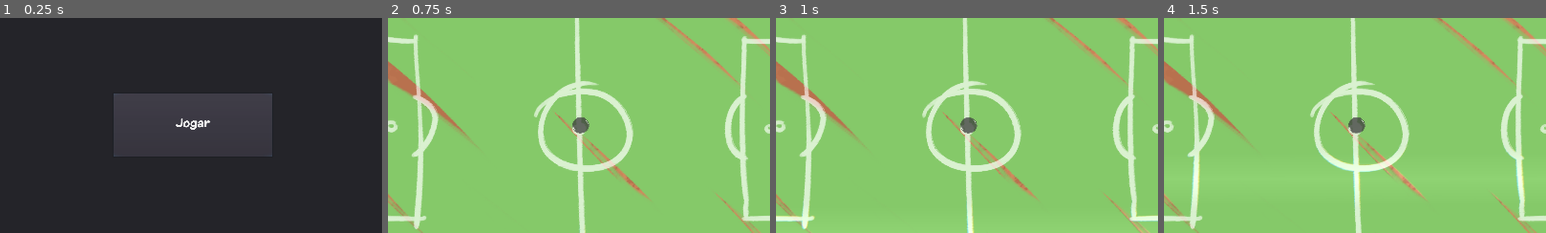
Above: before the commit, frames 1-4 (left to right).
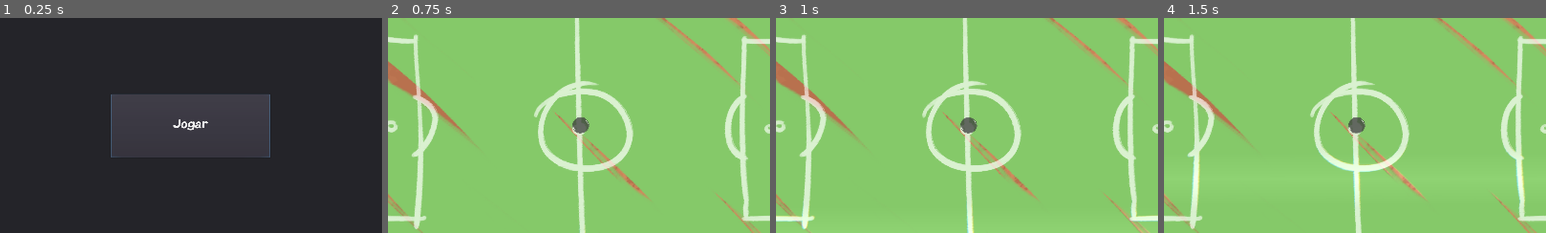
Above: after the commit, the same moments.

Repository: wendeljeske20/CapSoccer
Game: Godot game, scene res://Scenes/Menu.tscn
Same seed, same stepped clock (60 frames per second), same inputs: the game is played once before the commit and once after it. This scene is started directly instead of the project's main scene.
Inputs:
- Up to frame 1 (0.25 s): no input
- Up to frame 2 (0.75 s): click "Jogar" at 0.5 s
- Up to frame 3 (1 s): no input
- Up to frame 4 (1.5 s): no input
The pictures show only the part of the screen within x 25-75%, y 25-75%; the shares and areas given below are measured in that part.

The runs differ from the first frame. In frame 1, 1.0% of the frame differs, in the area x 29-72%, y 35-65%; in frame 2, nothing differs; in frame 3, nothing differs; in frame 4, nothing differs.
Error in both runs: Attempt to call function 'add_child' in base 'null instance' on a null instance. (res://Scripts/Player.gd:34)

Commit message:
Creating new UI

Diff:
--- a/Scenes/ArenaSelect.tscn
+++ b/Scenes/ArenaSelect.tscn
@@ -1,5 +1,164 @@
-[gd_scene format=2]
+[gd_scene load_steps=5 format=2]
+
+[ext_resource path="res://Sprites/mesa_1.png" type="Texture" id=1]
+[ext_resource path="res://default_theme.tres" type="Theme" id=2]
+[ext_resource path="res://Fonts/dynamicFont.tres" type="DynamicFont" id=3]
+
+[sub_resource type="Theme" id=1]
 
 [node name="ArenaSelect" type="Panel"]
-margin_right = 1024.0
-margin_bottom = 600.0
+margin_left = 165.774
+margin_top = 158.163
+margin_right = 2083.77
+margin_bottom = 1236.16
+theme = SubResource( 1 )
+
+[node name="mesa_1" type="Sprite" parent="."]
+position = Vector2( 794.226, 381.837 )
+scale = Vector2( 0.7, 0.63 )
+texture = ExtResource( 1 )
+
+[node name="Panel" type="Panel" parent="."]
+self_modulate = Color( 0.00784314, 0.160784, 0.45098, 1 )
+margin_left = 454.226
+margin_top = 2.0
+margin_right = 1101.23
+margin_bottom = 733.0
+theme = ExtResource( 2 )
+
+[node name="StartButton" type="Button" parent="Panel"]
+anchor_left = 0.5
+anchor_top = 0.5
+anchor_right = 0.5
+anchor_bottom = 0.5
+margin_left = -122.539
+margin_top = 213.235
+margin_right = 127.461
+margin_bottom = 323.235
+rect_pivot_offset = Vector2( 0.5, 0.5 )
+theme = ExtResource( 2 )
+custom_fonts/font = ExtResource( 3 )
+text = "Jogar"
+
+[node name="ArenaLabel" type="Label" parent="Panel"]
+margin_left = 220.0
+margin_top = 49.8373
+margin_right = 445.0
+margin_bottom = 122.837
+custom_fonts/font = ExtResource( 3 )
+text = "Arena"
+align = 1
+valign = 1
+
+[node name="ArenaLeftButton" type="Button" parent="Panel"]
+margin_left = 180.0
+margin_top = 60.1584
+margin_right = 220.0
+margin_bottom = 103.158
+theme = ExtResource( 2 )
+
+[node name="ArenaRightButton" type="Button" parent="Panel"]
+margin_left = 450.0
+margin_top = 60.1584
+margin_right = 490.0
+margin_bottom = 103.158
+theme = ExtResource( 2 )
+
+[node name="PlayersNumberLabel" type="Label" parent="Panel"]
+margin_left = 120.0
+margin_top = 169.837
+margin_right = 345.0
+margin_bottom = 242.837
+custom_fonts/font = ExtResource( 3 )
+text = "Número de
+jogadores"
+
+[node name="PlayersNumber" type="Label" parent="Panel"]
+margin_left = 400.539
+margin_top = 179.516
+margin_right = 459.539
+margin_bottom = 219.516
+theme = ExtResource( 2 )
+text = "3"
+align = 1
+valign = 2
+
+[node name="PlayersNumberLeftButton" type="Button" parent="Panel"]
+margin_left = 350.461
+margin_top = 179.516
+margin_right = 390.461
+margin_bottom = 222.516
+theme = ExtResource( 2 )
+
+[node name="PlayersNumberRightButton" type="Button" parent="Panel"]
+margin_left = 470.0
+margin_top = 179.837
+margin_right = 510.0
+margin_bottom = 222.837
+theme = ExtResource( 2 )
+
+[node name="MatchTimeLabel" type="Label" parent="Panel"]
+margin_left = 120.0
+margin_top = 269.837
+margin_right = 345.0
+margin_bottom = 342.837
+custom_fonts/font = ExtResource( 3 )
+text = "Tempo da
+partida"
+
+[node name="MatchTime" type="Label" parent="Panel"]
+margin_left = 400.461
+margin_top = 279.837
+margin_right = 461.461
+margin_bottom = 319.837
+theme = ExtResource( 2 )
+text = "5:00"
+align = 1
+valign = 2
+
+[node name="MatchTimeLeftButton" type="Button" parent="Panel"]
+margin_left = 350.461
+margin_top = 279.837
+margin_right = 390.461
+margin_bottom = 322.837
+theme = ExtResource( 2 )
+
+[node name="MatchTimeRightButton" type="Button" parent="Panel"]
+margin_left = 470.461
+margin_top = 279.837
+margin_right = 510.461
+margin_bottom = 322.837
+theme = ExtResource( 2 )
+
+[node name="TurnTimeLabel" type="Label" parent="Panel"]
+margin_left = 120.0
+margin_top = 369.837
+margin_right = 345.0
+margin_bottom = 442.837
+custom_fonts/font = ExtResource( 3 )
+text = "Tempo do
+turno"
+
+[node name="TurnTime" type="Label" parent="Panel"]
+margin_left = 400.539
+margin_top = 380.516
+margin_right = 459.539
+margin_bottom = 420.516
+theme = ExtResource( 2 )
+text = "10"
+align = 1
+valign = 2
+
+[node name="TurnTimeLeftButton" type="Button" parent="Panel"]
+margin_left = 350.0
+margin_top = 379.837
+margin_right = 390.0
+margin_bottom = 422.837
+theme = ExtResource( 2 )
+
+[node name="TurnTimeRightButton" type="Button" parent="Panel"]
+margin_left = 470.0
+margin_top = 380.516
+margin_right = 510.0
+margin_bottom = 423.516
+theme = ExtResource( 2 )
--- a/Scenes/Menu.tscn
+++ b/Scenes/Menu.tscn
@@ -13,12 +13,10 @@
 anchor_top = 0.5
 anchor_right = 0.5
 anchor_bottom = 0.5
-margin_left = -200.0
-margin_top = -80.0
-margin_right = 200.0
-margin_bottom = 80.0
+margin_left = -206.03
+margin_top = -78.4927
+margin_right = 193.97
+margin_bottom = 81.5073
 rect_pivot_offset = Vector2( 0.5, 0.5 )
 custom_fonts/font = ExtResource( 2 )
 text = "Jogar"
-
-[connection signal="pressed" from="StartButton" to="." method="_on_StartButton_pressed"]
--- /dev/null
+++ b/button_styleboxflat.tres
@@ -0,0 +1,11 @@
+[gd_resource type="StyleBoxFlat" format=2]
+
+[resource]
+bg_color = Color( 0, 0.623529, 1, 1 )
+border_width_left = 10
+border_width_bottom = 10
+border_color = Color( 0.423529, 0.423529, 0.423529, 0.329412 )
+corner_radius_top_left = 30
+corner_radius_top_right = 30
+corner_radius_bottom_right = 30
+corner_radius_bottom_left = 30
--- /dev/null
+++ b/default_theme.tres
@@ -0,0 +1,38 @@
+[gd_resource type="Theme" load_steps=3 format=2]
+
+[ext_resource path="res://Fonts/dynamicFont.tres" type="DynamicFont" id=1]
+
+[sub_resource type="StyleBoxFlat" id=1]
+bg_color = Color( 1, 1, 1, 1 )
+border_width_left = 10
+border_width_bottom = 10
+corner_radius_top_left = 30
+corner_radius_top_right = 30
+corner_radius_bottom_right = 30
+corner_radius_bottom_left = 30
+shadow_color = Color( 0.282353, 0.282353, 0.282353, 0.678431 )
+
+[resource]
+Button/colors/font_color = Color( 1, 1, 1, 1 )
+Button/colors/font_color_disabled = Color( 0.9, 0.9, 0.9, 0.2 )
+Button/colors/font_color_hover = Color( 0.941176, 0.941176, 0.941176, 1 )
+Button/colors/font_color_pressed = Color( 1, 1, 1, 1 )
+Button/constants/hseparation = 2
+Button/fonts/font = null
+Button/styles/disabled = null
+Button/styles/focus = null
+Button/styles/hover = null
+Button/styles/normal = null
+Button/styles/pressed = null
+Label/colors/font_color = Color( 1, 1, 1, 1 )
+Label/colors/font_color_shadow = Color( 0, 0, 0, 0 )
+Label/colors/font_outline_modulate = Color( 1, 1, 1, 1 )
+Label/constants/line_spacing = 3
+Label/constants/shadow_as_outline = 0
+Label/constants/shadow_offset_x = 1
+Label/constants/shadow_offset_y = 1
+Label/fonts/font = ExtResource( 1 )
+Label/styles/normal = null
+Panel/styles/panel = SubResource( 1 )
+Panel/styles/panelf = null
+Panel/styles/panelnc = null
